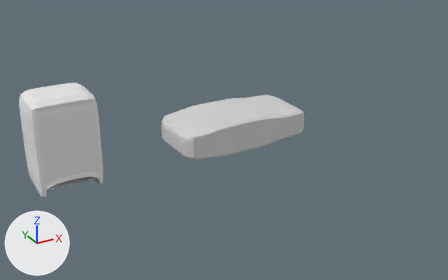
An edit to the Blender file MedicalDevices.blend, drawn before and after from the same camera.
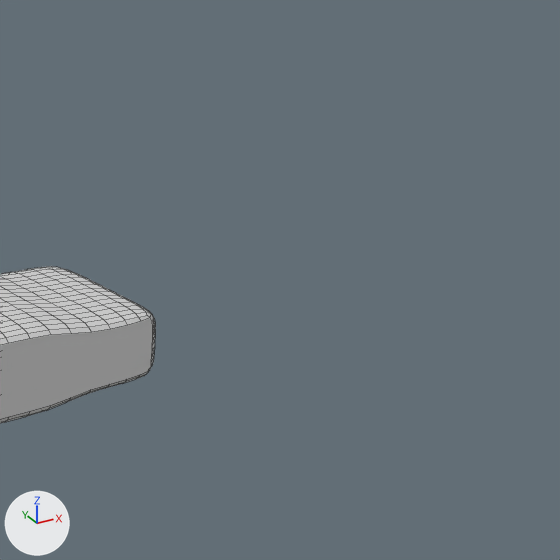
There are two pictures of each version: one whole from a 50 mm lens placed at (-6.57, -11.16, 5.77), pointed at (-0.35, 0.14, 0.11), one close up on the part from 56% to 100% of the width and 0% to 71% of the height. The lights are fixed; the arrows at lower left show +X, +Y and +Z. The close-ups show mesh edges as thin lines.
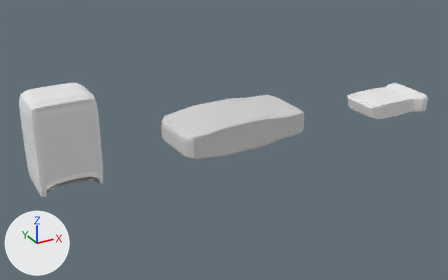
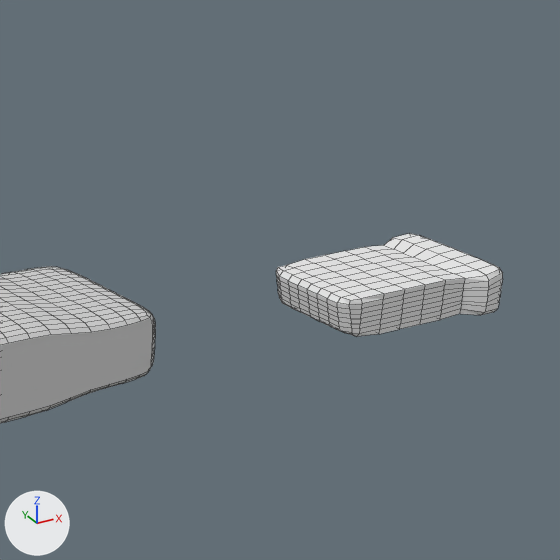
Changed parts and their boxes [x1, y1, x2, y2] in the close-ups (560 x 560 px):
'Cube.002', added: after [276, 233, 503, 337]

The change, as a diff of the scene's bpy script:
```diff
--- a/MedicalDevices.blend.py
+++ b/MedicalDevices.blend.py
@@ mat_material_001 @@
+mat_material_001 = diffuse_material('Material.001')
+mat_material_001.base_color = (0.8, 0.8, 0.8)  # white #e7e7e7
@@ me_cube_001 @@
+me_cube_001.from_pydata(...)  # 386 vertices, 384 faces; spans x -1.03..0.92, y -1.23..1.23, z -1.14..1.14
+me_cube_001.materials.append(mat_material_001)  # white #e7e7e7
@@ ob_cube_002 @@
+ob_cube_002 = bpy.data.objects.new('Cube.002', me_cube_001)
+ob_cube_002.location = (4.227, -0.047, 0.279)
+ob_cube_002.rotation_euler = (0.0, 3.142, 6.283)  # degrees (0, 180, 360)
+ob_cube_002.scale = (0.951, 0.522, 0.187)
```
